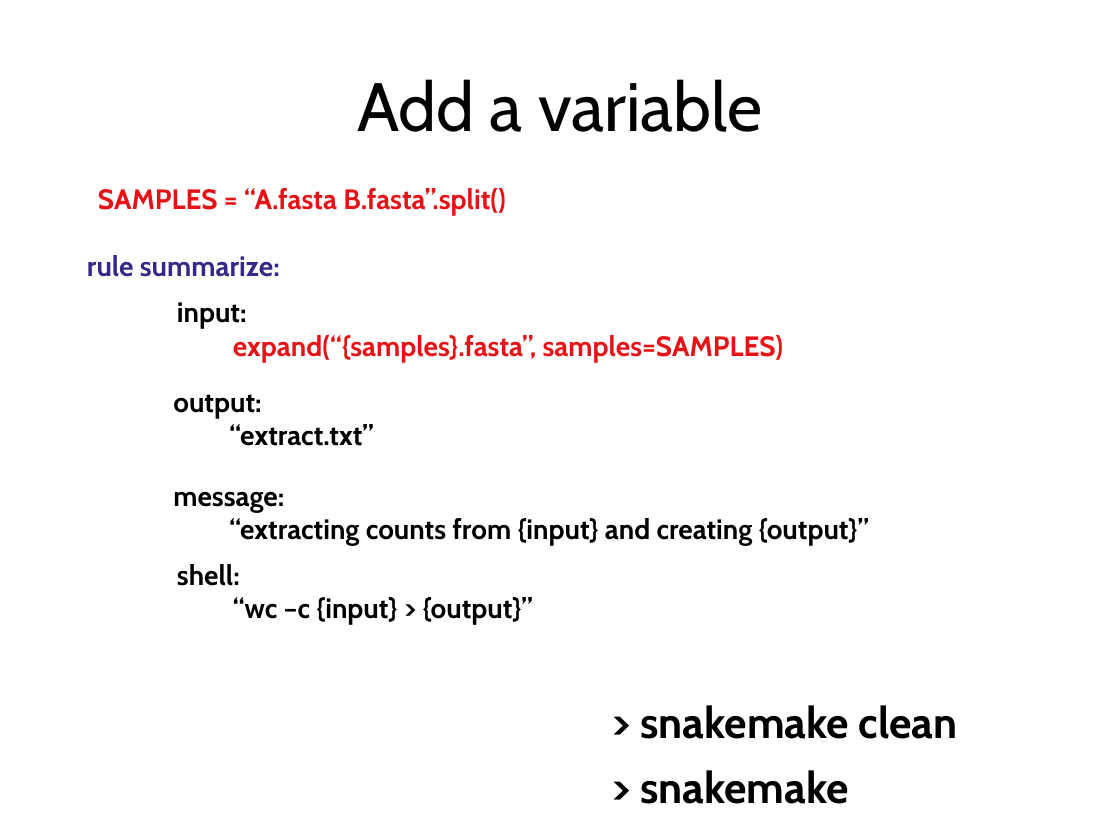
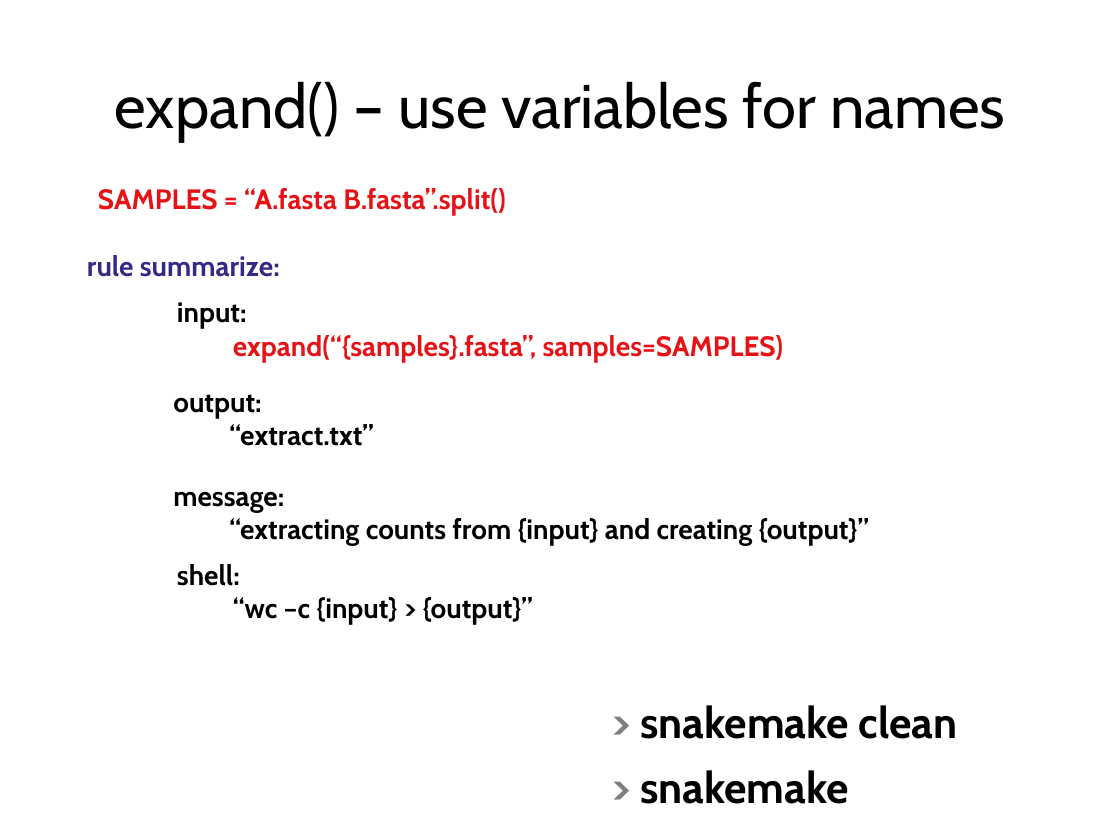
Before and after one commit to tobyhodges/siakemake-tutorial, a slide deck: slide 23 of 01-Snakemake-introduction.pptx (slide 21 before the commit). Drawn at 1120x840 pixels with LibreOffice and Linux fonts; fonts in the diff are those of the drawing; background and template pictures are left out. Boxes give left, top, right and bottom in pixels: in the first picture for what was removed or moved away, otherwise in the second. Text is boxed around its words. In the diff, an @@ line names an element or a change of style, - is before the commit and + after.

Commit message:
updated snakemake presentation to include for each cases

```diff
--- a/01-Snakemake-introduction.pptx
+++ b/01-Snakemake-introduction.pptx
@@ title at (115, 81, 1005, 142): text changed; size 44 to 39.6 pt @@
-Add a variable
+expand() – use variables for names
@@ text "> snakemake clean" at (640, 705, 958, 739): text colour #000000 to #7F7F7F in ">" @@
@@ text "> snakemake" at (640, 770, 849, 804): text colour #000000 to #7F7F7F in ">" @@
```
Also in this commit, not shown: 11 other slides changed, 10 slides added, 1 slide removed.
